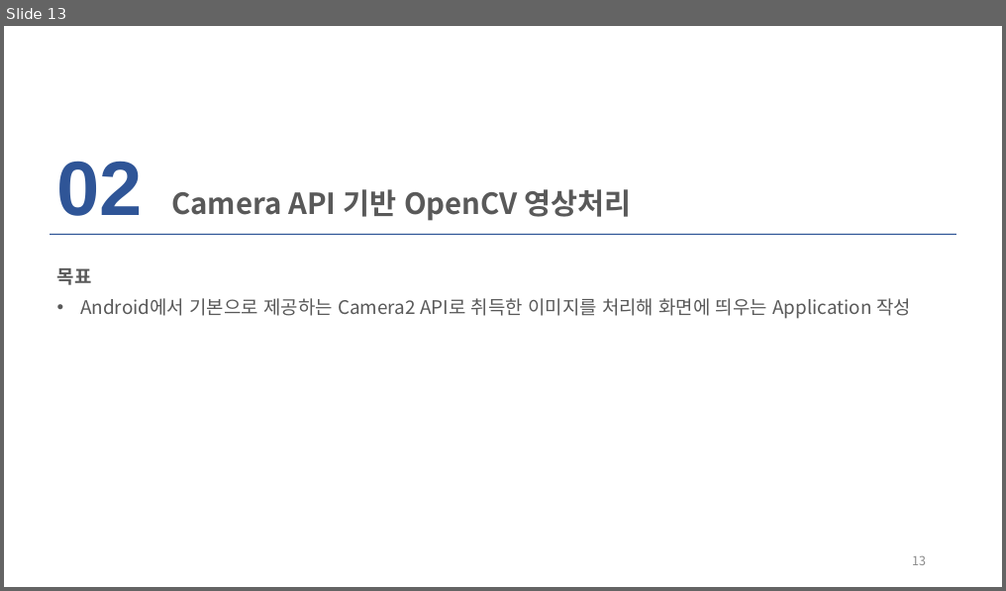
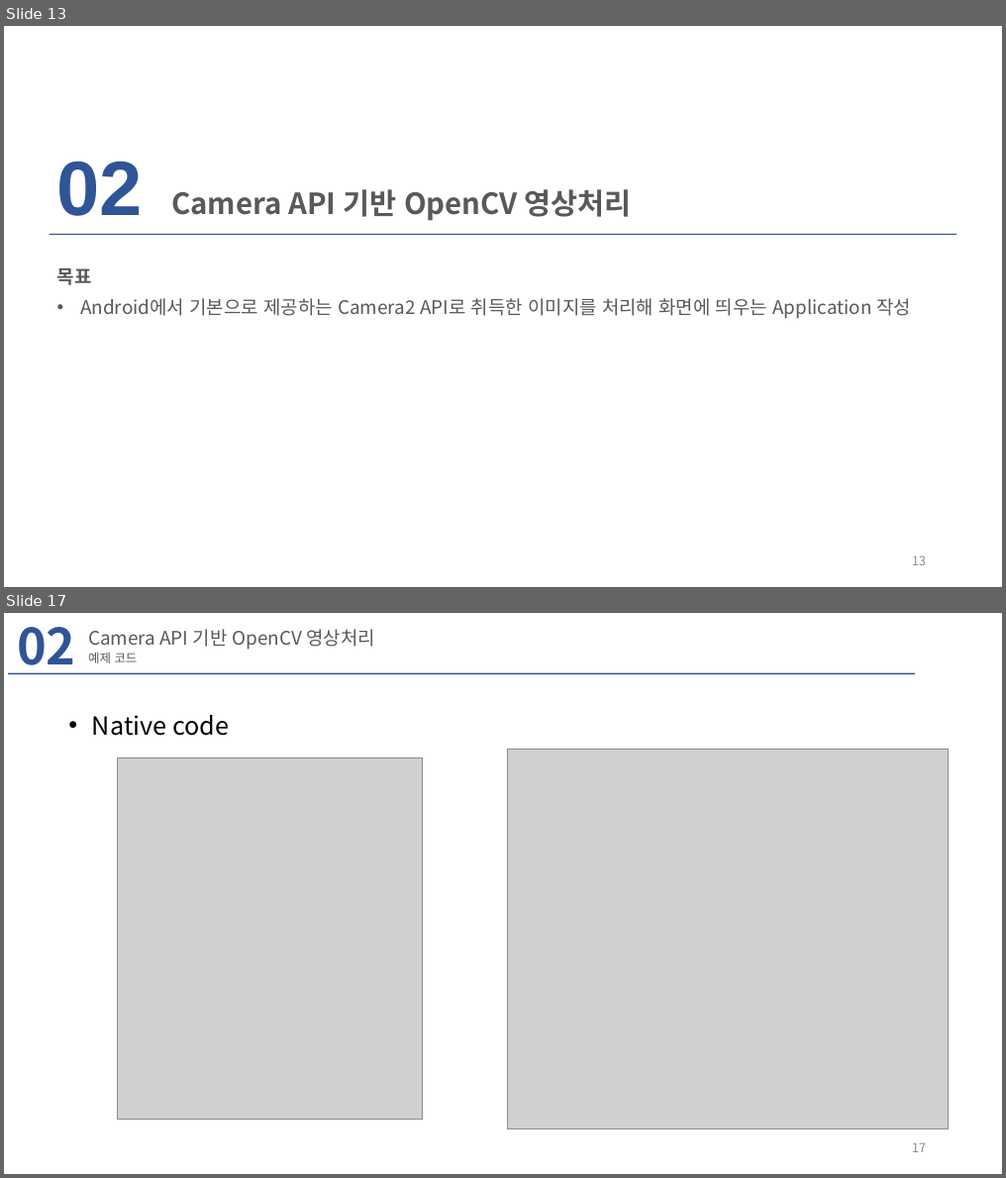
Before and after one commit to hyeonsanghwang/Lab_study, a slide deck: PPT/카메라 기반 실시간 영상처리 기능을 포함한 안드로이드 앱 개발 03.pptx. Shown one above the other, each under a label of ours: slide 13 before the commit, slides 13 and 17 after it; the slides between them are not shown. The pictures are 1006x591 and 1006x1178 pixels, drawn with LibreOffice and Linux fonts; fonts in the diff are those of the drawing; grey boxes stand for pictures; background and template pictures are left out. Boxes give left, top, right and bottom in pixels: in the first picture for what was removed or moved away, otherwise in the second. Text is boxed around its words. In the diff, an @@ line names an element or a change of style, - is before the commit and + after.

Commit message:
Update content on camera2 api with opencv processing

```diff
--- a/PPT/카메라 기반 실시간 영상처리 기능을 포함한 안드로이드 앱 개발 03.pptx
+++ b/PPT/카메라 기반 실시간 영상처리 기능을 포함한 안드로이드 앱 개발 03.pptx
@@ slide 17 added at bbox=[4, 613, 1002, 1174], background #FFFFFF @@
@@ text added at bbox=[17, 627, 75, 674], 48 pt, text #2F5597, bold @@
+02
@@ title added at bbox=[88, 629, 376, 650], 18 pt, text #595959 @@
+Camera API 기반 OpenCV 영상처리
@@ text added at bbox=[88, 652, 138, 663], 11.9 pt, text #595959 @@
+예제 코드
@@ rectangle added at bbox=[8, 672, 915, 674], fill #2F5597 @@
@@ text added at bbox=[92, 715, 229, 736], 24 pt, text #000000 @@
+• Native code
@@ picture added at bbox=[118, 759, 423, 1120] @@
@@ picture added at bbox=[508, 749, 948, 1129] @@
@@ page number added at bbox=[912, 1144, 926, 1153], 12 pt, text #8C8C8C @@
+17
```
Also in this commit, not shown: 10 slides changed, 6 other slides added, 39 other files.
